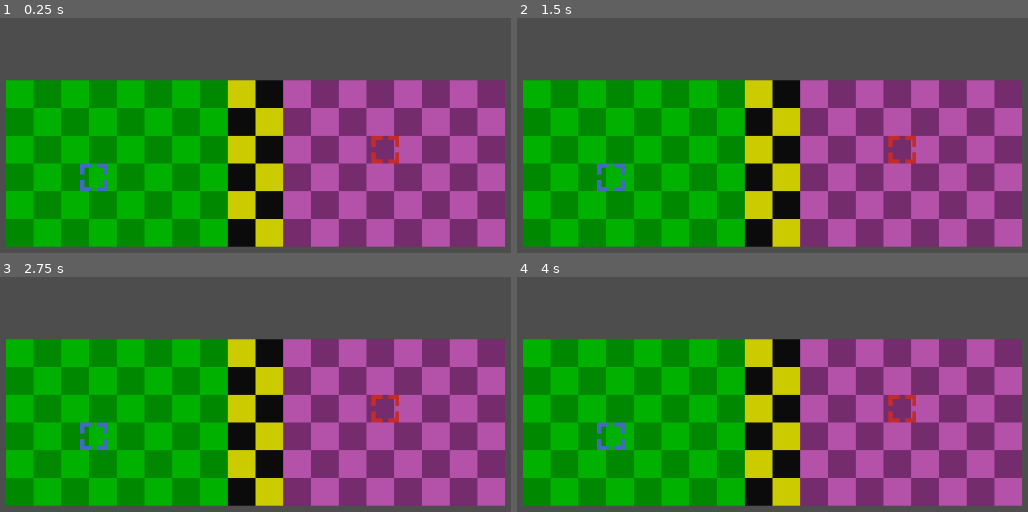
Above: before the commit, frames 1-4 (two rows, left to right).
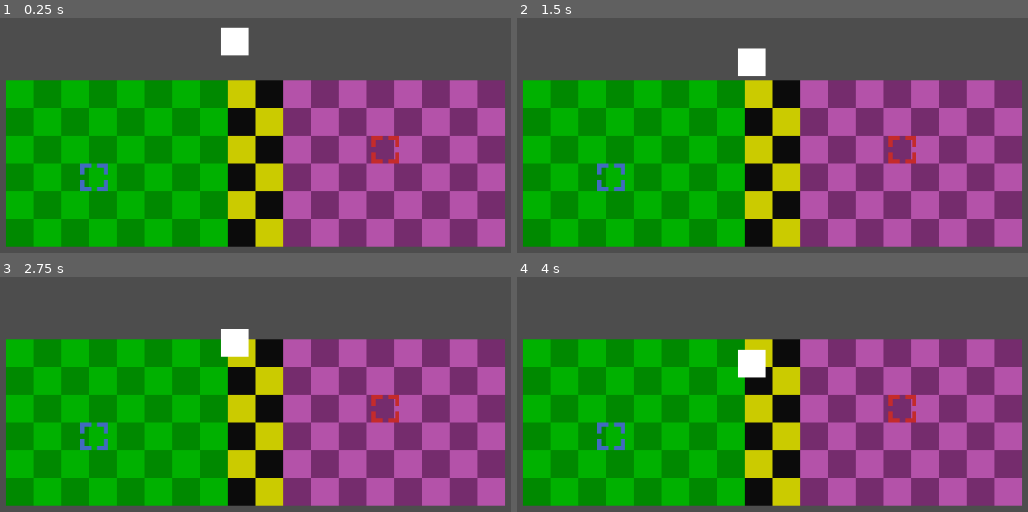
Above: after the commit, the same moments.

Repository: BoomBoomMushroom/PvZ_Versus-Godot
Game: Godot game, scene res://scenes/game.tscn
The game is run twice, just before and just after one commit, with the same random seed, the same clock (stepped at 60 frames per second) and the same inputs.
Inputs:
- Up to frame 1 (0.25 s): no input
- Up to frame 2 (1.5 s): tap Enter (ui_accept) at 0.5, 0.77, 1.25 s
- Up to frame 3 (2.75 s): tap Enter (ui_accept) at 1.52 s
- Up to frame 4 (4 s): tap Enter (ui_accept) at 3.02, 3.77 s

The runs differ from the first frame. In frame 1, 0.7% of the frame differs, in the area x 43-49%, y 3-17%; in frame 2, 0.7%; in frame 3, 0.7%; in frame 4, 0.7%.

Commit message:
Currency Nodes WIP

Diff:
--- /dev/null
+++ b/scenes/currency_drop.tscn
@@ -0,0 +1,28 @@
+[gd_scene load_steps=4 format=3 uid="uid://bg4ai4c7sq1ds"]
+
+[ext_resource type="Script" path="res://scripts/currency_drop.gd" id="1_m2xsg"]
+[ext_resource type="Texture2D" uid="uid://d2ityn6i7pmyi" path="res://assets/white_pixel.png" id="1_v0ckd"]
+
+[sub_resource type="RectangleShape2D" id="RectangleShape2D_x71yv"]
+size = Vector2(100, 100)
+
+[node name="CurrencyDrop" type="CharacterBody2D"]
+scale = Vector2(0.16, 0.16)
+collision_layer = 0
+collision_mask = 0
+script = ExtResource("1_m2xsg")
+
+[node name="Sprite2D" type="Sprite2D" parent="."]
+texture = ExtResource("1_v0ckd")
+
+[node name="CharacterCollisionShape" type="CollisionShape2D" parent="."]
+shape = SubResource("RectangleShape2D_x71yv")
+
+[node name="Collect" type="Area2D" parent="."]
+collision_layer = 0
+collision_mask = 2
+
+[node name="CollectCollisionShape" type="CollisionShape2D" parent="Collect"]
+shape = SubResource("RectangleShape2D_x71yv")
+
+[connection signal="body_entered" from="Collect" to="." method="_on_collect_body_entered"]
--- /dev/null
+++ b/scenes/currency_manager.tscn
@@ -0,0 +1,6 @@
+[gd_scene load_steps=2 format=3 uid="uid://c6ulca0pk0ig3"]
+
+[ext_resource type="Script" path="res://scripts/CurrencyManager.gd" id="1_oupvj"]
+
+[node name="CurrencyManager" type="Node"]
+script = ExtResource("1_oupvj")
--- a/scenes/game.tscn
+++ b/scenes/game.tscn
@@ -1,7 +1,9 @@
-[gd_scene load_steps=5 format=3 uid="uid://b8nnp1k3q3jlu"]
+[gd_scene load_steps=7 format=3 uid="uid://b8nnp1k3q3jlu"]
 
 [ext_resource type="PackedScene" uid="uid://cataj7p12ipe" path="res://scenes/team_cursor.tscn" id="1_6o8ip"]
 [ext_resource type="Texture2D" uid="uid://d2ityn6i7pmyi" path="res://assets/white_pixel.png" id="2_alvu4"]
+[ext_resource type="PackedScene" uid="uid://bg4ai4c7sq1ds" path="res://scenes/currency_drop.tscn" id="3_txcmx"]
+[ext_resource type="PackedScene" uid="uid://c6ulca0pk0ig3" path="res://scenes/currency_manager.tscn" id="4_dmb32"]
 
 [sub_resource type="TileSetAtlasSource" id="TileSetAtlasSource_1qgvo"]
 texture = ExtResource("2_alvu4")
@@ -25,11 +27,9 @@
 
 [node name="Team1Cursor" parent="." instance=ExtResource("1_6o8ip")]
 position = Vector2(-93, 8)
-scale = Vector2(0.16, 0.16)
 
 [node name="Team2Cursor" parent="." instance=ExtResource("1_6o8ip")]
 position = Vector2(75, -8)
-scale = Vector2(0.16, 0.16)
 
 [node name="Camera2D" type="Camera2D" parent="."]
 zoom = Vector2(2.5, 2.5)
@@ -38,3 +38,9 @@
 tile_set = SubResource("TileSet_4i7sb")
 format = 2
 layer_0/tile_data = PackedInt32Array(0, 131072, 1, 65536, 196608, 1, 131072, 131072, 1, 1, 327680, 2, 65537, 262144, 2, …(1753 unchanged characters)…
+
+[node name="Team1_100" parent="." instance=ExtResource("3_txcmx")]
+position = Vector2(-12, -73)
+
+[node name="CurrencyManager" parent="." instance=ExtResource("4_dmb32")]
+unique_name_in_owner = true
--- a/scenes/team_cursor.tscn
+++ b/scenes/team_cursor.tscn
@@ -7,7 +7,8 @@
 size = Vector2(100, 100)
 
 [node name="TeamCursor" type="CharacterBody2D"]
-collision_layer = 0
+scale = Vector2(0.16, 0.16)
+collision_layer = 2
 script = ExtResource("1_04ond")
 
 [node name="Sprite2D" type="Sprite2D" parent="."]
@@ -17,3 +18,6 @@
 
 [node name="CollisionShape2D" type="CollisionShape2D" parent="."]
 shape = SubResource("RectangleShape2D_y48f5")
+
+[connection signal="child_entered_tree" from="." to="." method="_on_child_entered_tree"]
+[connection signal="tree_entered" from="." to="." method="_on_tree_entered"]
--- a/scenes/tile.tscn
+++ /dev/null
@@ -1,15 +0,0 @@
-[gd_scene load_steps=3 format=3 uid="uid://kwtfglfe7ave"]
-
-[ext_resource type="Texture2D" uid="uid://d2ityn6i7pmyi" path="res://assets/white_pixel.png" id="1_fagi4"]
-
-[sub_resource type="RectangleShape2D" id="RectangleShape2D_hobl0"]
-size = Vector2(100, 100)
-
-[node name="Tile" type="Node2D"]
-
-[node name="Sprite2D" type="Sprite2D" parent="."]
-modulate = Color(0.305882, 1, 0.243137, 1)
-texture = ExtResource("1_fagi4")
-
-[node name="CollisionShape2D" type="CollisionShape2D" parent="."]
-shape = SubResource("RectangleShape2D_hobl0")
--- /dev/null
+++ b/scripts/CurrencyManager.gd
@@ -0,0 +1,14 @@
+extends Node
+
+var team1Currency = 0
+var team2Currency = 0
+
+func _ready():
+	pass
+
+func collectMoney(isTeam1, amount):
+	print("Collecting " + str(amount) + " for isTeam1: " + str(isTeam1))
+	if isTeam1:
+		team1Currency += amount
+	else:
+		team2Currency += amount
--- /dev/null
+++ b/scripts/currency_drop.gd
@@ -0,0 +1,38 @@
+extends CharacterBody2D
+
+# Get the gravity from the project settings to be synced with RigidBody nodes.
+var gravity = ProjectSettings.get_setting("physics/2d/default_gravity")
+var fallSpeed = .01;
+
+@onready var currency_manager = %CurrencyManager
+
+func _physics_process(delta):
+	# Add the gravity.
+	if not is_on_floor():
+		velocity.y = fallSpeed * gravity
+		#position.y += fallSpeed * gravity * delta
+
+	move_and_slide()
+
+func _on_collect_body_entered(body):
+	#print(name)
+	#print(body.name)
+	# Format Name Like this:
+	# TeamX_Y
+	# X = team number
+	# Y = amount to give
+
+	var isTeam1 = false
+	var nameSplits = name.split("_")
+	if nameSplits[0].to_lower() == "team1": isTeam1 = true
+	var correctPicker = false
+
+	if isTeam1 and "team1" in body.name.to_lower():
+		correctPicker = true
+	if isTeam1==false and "team2" in body.name.to_lower():
+		correctPicker = true
+
+	var amount = int(nameSplits[1])
+
+	currency_manager.collectMoney(isTeam1, amount)
+	queue_free()
